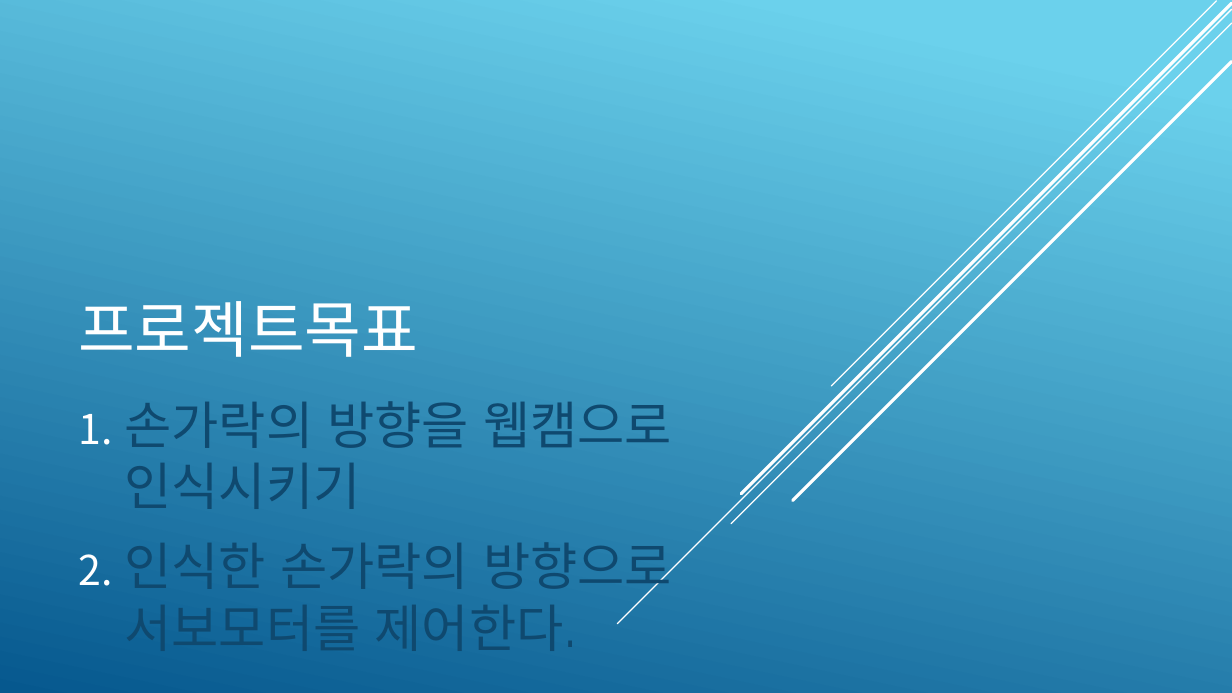
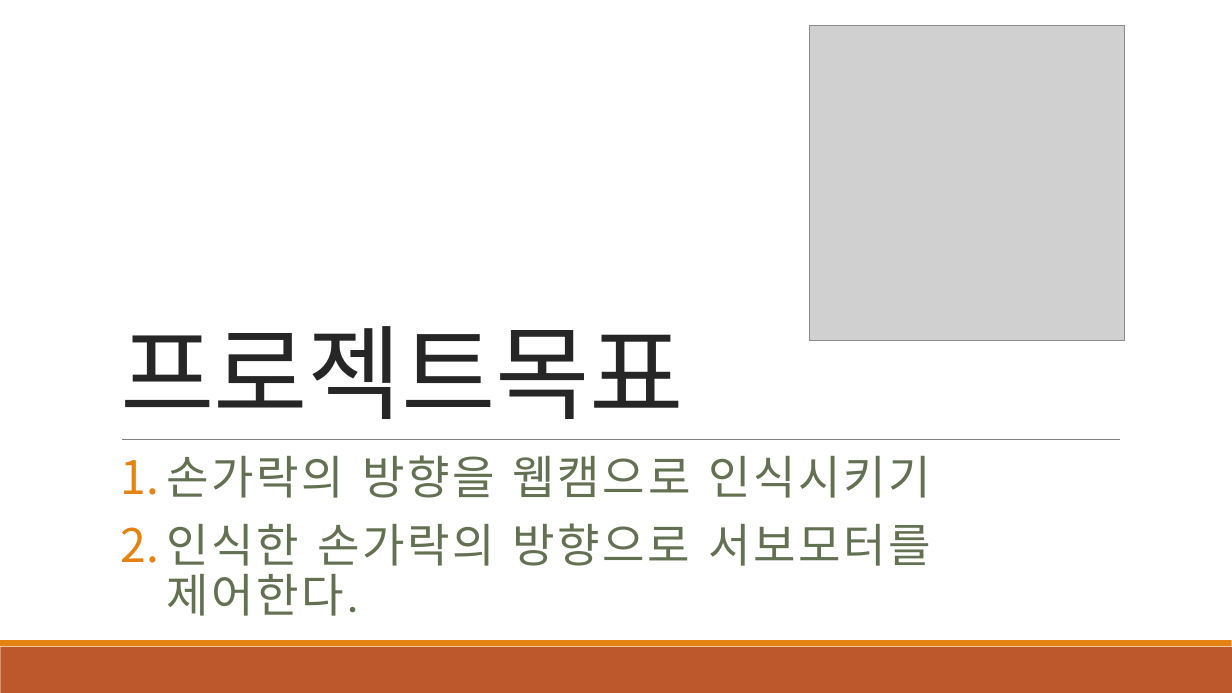
Before and after one commit to ttnt5/AiControl, a slide deck: slide 2 of Ai 제어실습 기말발표.pptx. Drawn at 1232x693 pixels with LibreOffice and Linux fonts; fonts in the diff are those of the drawing; grey boxes stand for pictures. Boxes give left, top, right and bottom in pixels: in the first picture for what was removed or moved away, otherwise in the second. Text is boxed around its words. In the diff, an @@ line names an element or a change of style, - is before the commit and + after.

```diff
--- a/Ai 제어실습 기말발표.pptx
+++ b/Ai 제어실습 기말발표.pptx
@@ background gradient #6ED2EB to #06588E to #FFFFFF @@
@@ line removed from (1232, 9) to (617, 624) @@
@@ line removed from (1232, 23) to (731, 524) @@
@@ line removed from (1232, 4) to (741, 494) @@
@@ picture added at <box>810,26,1125,341</box> @@
@@ line removed from (1216, 1) to (832, 386) @@
@@ title "프로젝트목표": place and size @@
-title "프로젝트목표" at <box>78,301,418,357</box>
+title "프로젝트목표" at <box>120,326,684,419</box>
@@ title "프로젝트목표" at <box>120,326,684,419</box>: size 48 to 80 pt, font TeX Gyre Adventor to Calibri, text colour #FFFFFF to #262626, letter spacing 0 to -0.5 pt; line spacing 1 to 0.85 @@
@@ line removed from (1232, 62) to (793, 501) @@
@@ line added from (122, 439) to (1120, 439), #808080 0.5 pt @@
@@ subtitle "손가락의 방향을 웹캠으로 인식시키기": place and size @@
-subtitle "손가락의 방향을 웹캠으로 인식시키기" at <box>125,401,672,651</box>
+subtitle "손가락의 방향을 웹캠으로 인식시키기" at <box>167,455,932,616</box>
@@ subtitle "손가락의 방향을 웹캠으로 인식시키기" at <box>167,455,932,616</box>: size 40 to 36 pt, font TeX Gyre Adventor to Calibri, text colour #0F496F to #637052, letter spacing 0 to 2 pt; line spacing 1 to 0.9; bullet colour #FFFFFF to #E48312 @@
@@ rectangle added at <box>0,647,1232,693</box>, fill #BD582C @@
@@ rectangle added at <box>0,640,1232,647</box>, fill #E48312 @@
```
Also in this commit, not shown: 2 other slides changed, 20 other files.
